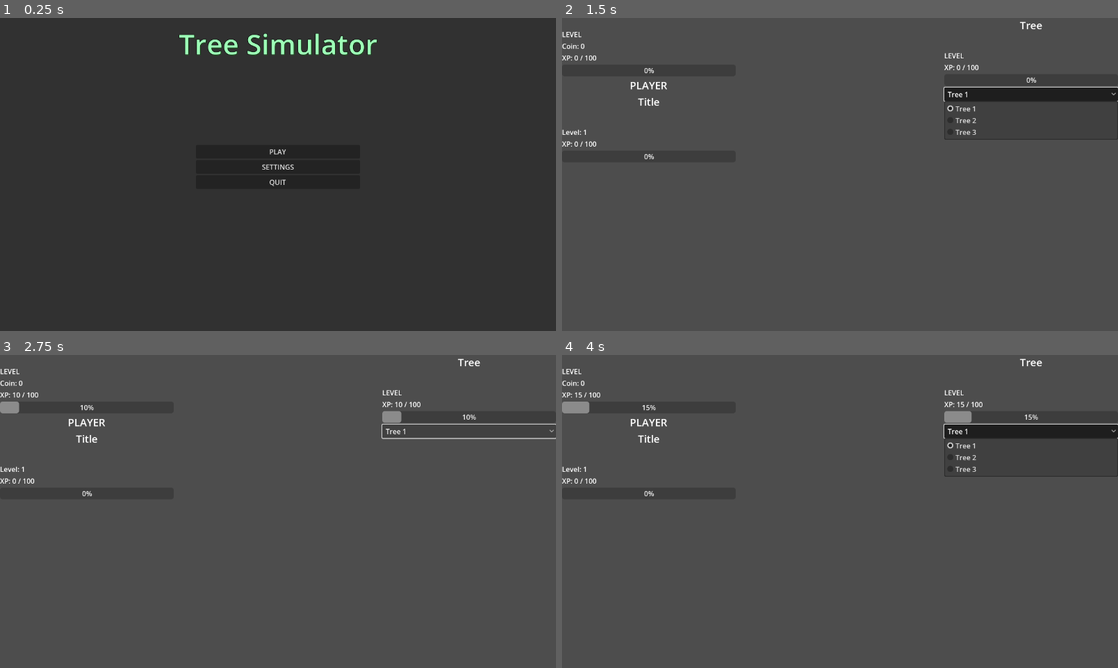
Above: before the commit, frames 1-4 (two rows, left to right).
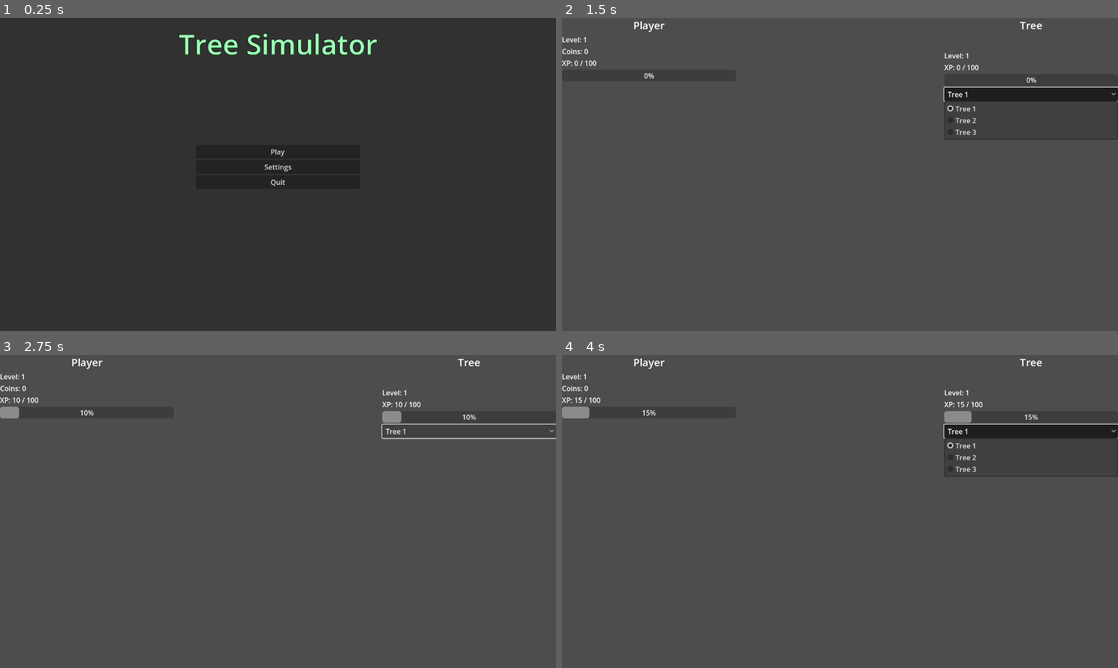
Above: after the commit, the same moments.

Repository: Mangito/Tree-Simulator
Game: Godot game, scene res://scenes/start_menu/start_menu.tscn
Same seed, same stepped clock (60 frames per second), same inputs: the game is played once before the commit and once after it.
Inputs:
- Up to frame 1 (0.25 s): no input
- Up to frame 2 (1.5 s): click "PLAY" (after the commit: "Play") at 0.5 s; click "Tree 1" at 1.25 s
- Up to frame 3 (2.75 s): click "Tree 1" at 2 s
- Up to frame 4 (4 s): click "Tree 1" at 2.75 s; tap Enter at 3.5 s

The runs differ from the first frame. In frame 1, 0.1% of the frame differs, in the area x 47-53%, y 42-54%; in frame 2, 0.6%; in frame 3, 0.7%; in frame 4, 0.8%, in the area x 0-74%, y 1-46%.
Error before the commit: Invalid type in function 'set_locale' in base 'TranslationServer'. Cannot convert argument 1 from Nil to String. (res://globals/GameManager.gd:25)

Commit message:
fix merge and update import assets do godot 4.4

Diff:
--- a/globals/GameManager.gd
+++ b/globals/GameManager.gd
@@ -6,9 +6,8 @@
 }
 
 var coins = 0
-
 var settings = {
-	"language": LANGUAGES.EN,
+	"language": "EN",
 	"fullscreen": false,
 }
 
--- a/scenes/game/game.tscn
+++ b/scenes/game/game.tscn
@@ -1,8 +1,6 @@
 [gd_scene load_steps=5 format=3 uid="uid://dkufj4sv64avp"]
 
 [ext_resource type="Script" uid="uid://d37a6aqva6idi" path="res://scenes/game/game.gd" id="1_b8j6q"]
-[ext_resource type="PackedScene" uid="uid://2fuwpxsgv6ok" path="res://scenes/level_ui/level_ui.tscn" id="2_xnews"]
-[ext_resource type="Script" path="res://scenes/game/game.gd" id="1_b8j6q"]
 [ext_resource type="PackedScene" uid="uid://cvcpo1lcpdoyt" path="res://scenes/level_ui/player_level_ui.tscn" id="2_gtdlk"]
 [ext_resource type="PackedScene" uid="uid://g3e0eodhl7xl" path="res://menus/menu.tscn" id="3_gr4f4"]
 [ext_resource type="PackedScene" uid="uid://coxcqmcg3kk6h" path="res://scenes/level_ui/tree_level_ui.tscn" id="3_wclvw"]
@@ -25,16 +23,7 @@
 grow_horizontal = 1
 grow_vertical = 1
 
-[node name="Title" type="Label" parent="UI/PlayerLevelUI"]
-layout_mode = 2
-theme_override_font_sizes/font_size = 24
-text = "PLAYER"
-horizontal_alignment = 1
-
-[node name="PlayerLevelStatus" parent="UI/PlayerLevelUI" instance=ExtResource("2_xnews")]
-layout_mode = 2
-
-[node name="TreeLevelUI" type="VBoxContainer" parent="UI" instance=ExtResource("3_wclvw")]
+[node name="TreeLevelUI" parent="UI" instance=ExtResource("3_wclvw")]
 anchors_preset = 1
 anchor_left = 1.0
 anchor_top = 0.0
--- a/scenes/level_ui/player_level_ui.gd
+++ b/scenes/level_ui/player_level_ui.gd
@@ -3,4 +3,4 @@
 @onready var coins_label: Label = $CoinsLabel
 
 func _update_coin(coin: int) -> void:
-	coins_label.text = "Coin: " + str(coin)
+	coins_label.text = tr("COINS").format({ "coins": str(coin) })
--- a/scenes/level_ui/player_level_ui.tscn
+++ b/scenes/level_ui/player_level_ui.tscn
@@ -1,14 +1,13 @@
 [gd_scene load_steps=3 format=3 uid="uid://cvcpo1lcpdoyt"]
 
 [ext_resource type="PackedScene" uid="uid://2fuwpxsgv6ok" path="res://scenes/level_ui/level_ui.tscn" id="1_sheeq"]
-[ext_resource type="Script" path="res://scenes/level_ui/player_level_ui.gd" id="2_ptcjy"]
+[ext_resource type="Script" uid="uid://ckmrcbkiksnun" path="res://scenes/level_ui/player_level_ui.gd" id="2_ptcjy"]
 
 [node name="PlayerLevelUI" instance=ExtResource("1_sheeq")]
 script = ExtResource("2_ptcjy")
 
 [node name="Title" parent="." index="0"]
-text = "Player
-"
+text = "PLAYER"
 
 [node name="CoinsLabel" type="Label" parent="." index="2"]
 layout_mode = 2
--- a/translations/translations.csv
+++ b/translations/translations.csv
@@ -10,3 +10,4 @@
 BRIGHTNESS,Brightness:,Brilho:
 PLAYER,Player,Jogador
 LEVEL,Level: {level},Nivel: {level}
+COINS,Coins: {coins},Moedas: {coins}
Not shown, changed: assets/trees/coniferous/Tree_Spruce_small_01.dae.import
Not shown, changed: assets/trees/coniferous/Tree_Spruce_small_02.dae.import
Not shown, changed: assets/trees/coniferous/Tree_Spruce_tiny_01.dae.import
Not shown, changed: assets/trees/coniferous/Tree_Spruce_tiny_02.dae.import
Not shown, changed: assets/trees/deciduous/Tree_average_bare.dae.import
Not shown, changed: assets/trees/deciduous/Tree_average_lush.dae.import
Not shown, changed: assets/trees/deciduous/Tree_average_regular.dae.import
Not shown, changed: assets/trees/deciduous/Tree_small_bare.dae.import
Not shown, changed: assets/trees/deciduous/Tree_small_regular.dae.import
Not shown, added: scenes/level_ui/player_level_ui.gd.uid
Not shown, added: scenes/level_ui/tree_level_ui.gd.uid
Not shown: 1 places in scenes/level_ui/tree_level_ui.tscn that only renumber resources
